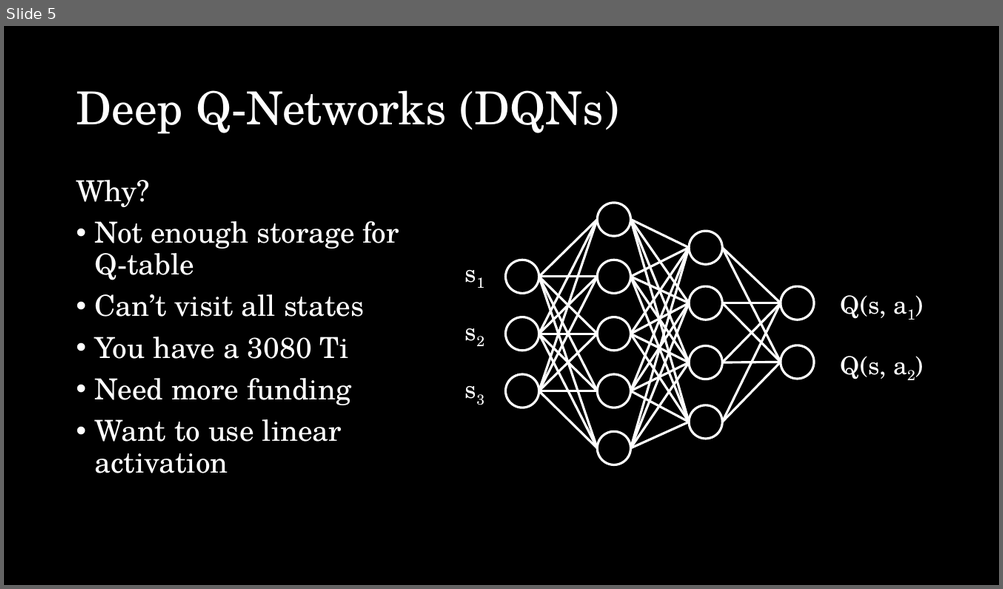
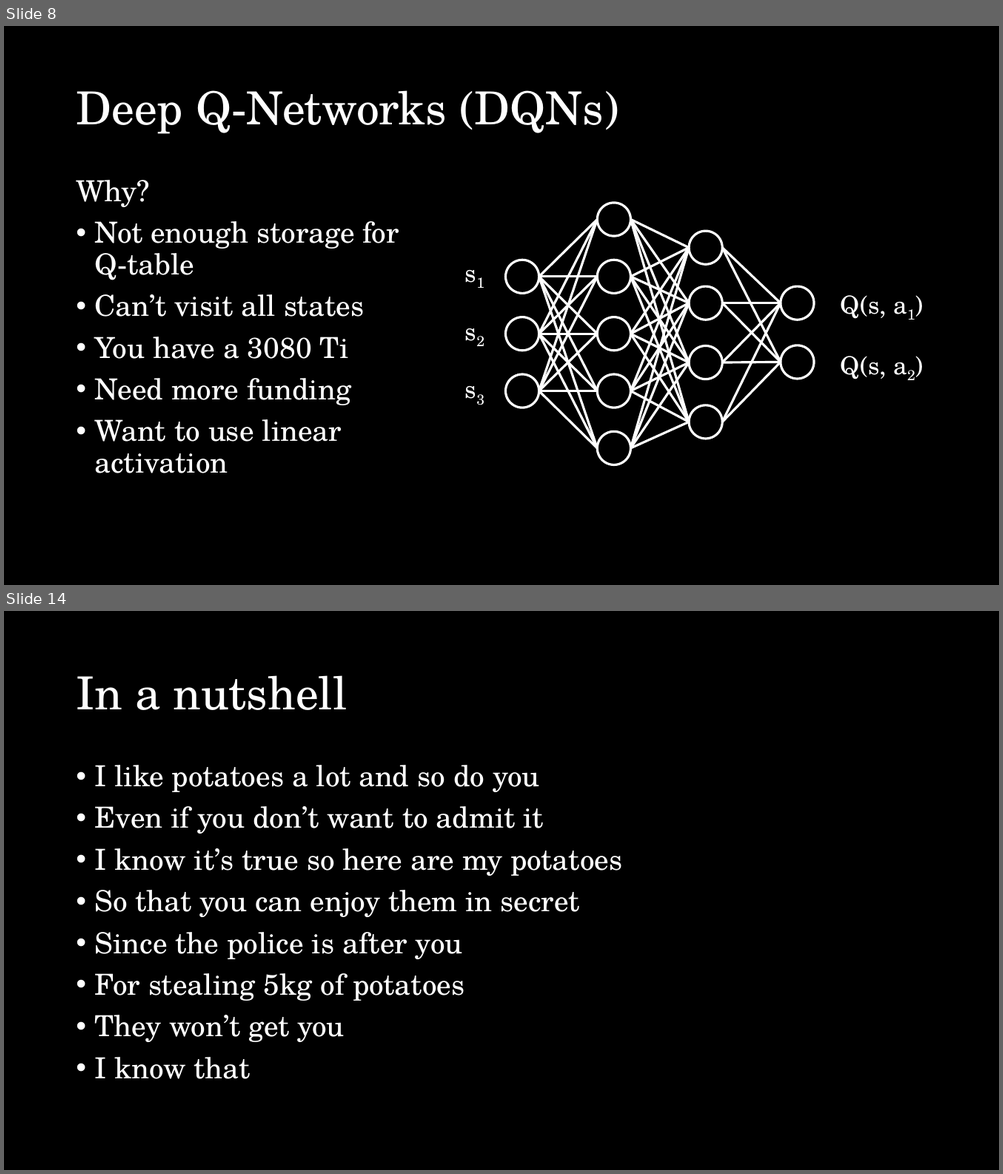
Before and after one commit to jCodingStuff/NCMMLProject, a slide deck: presentation/presentation.pptx. Shown one above the other, each under a label of ours: slide 5 before the commit, slides 8 and 14 after it; the slides between them are not shown. The pictures are 1003x589 and 1003x1174 pixels, drawn with LibreOffice and Linux fonts; fonts in the diff are those of the drawing. Boxes give left, top, right and bottom in pixels: in the first picture for what was removed or moved away, otherwise in the second. Text is boxed around its words. In the diff, an @@ line names an element or a change of style, - is before the commit and + after.

```diff
--- a/presentation/presentation.pptx
+++ b/presentation/presentation.pptx
@@ slide 14 added at [4, 611, 999, 1170], background #000000 @@
@@ title added at [76, 675, 347, 710], 88 pt, text #FFFFFF @@
+In a nutshell
@@ text added at [95, 765, 622, 1079], 56 pt, text #FFFFFF @@
+• I like potatoes a lot and so do you
+• Even if you don’t want to admit it
+• I know it’s true so here are my potatoes
+• So that you can enjoy them in secret
+• Since the police is after you
+• For stealing 5kg of potatoes
+• They won’t get you
+• I know that
@@ what was slide 5 is now slide 8 @@
```
Also in this commit, not shown: 1 slide changed, 8 other slides added.
